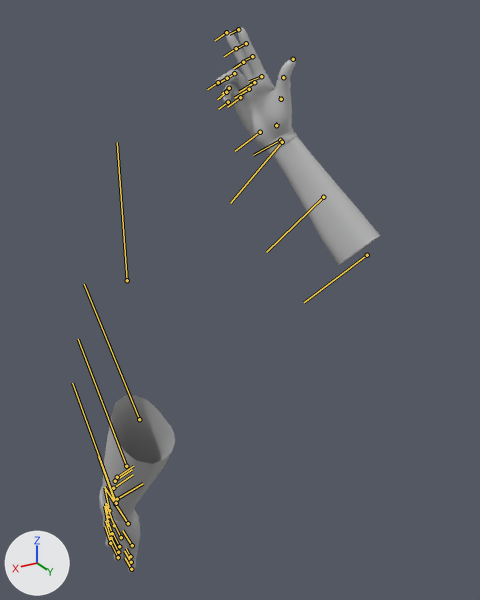
An edit to the FBX model Art Share/TeensySummer/images/PLAYER/ANIM_player_menuIntro.fbx, drawn before and after from the same camera.
One viewpoint serves both versions: a camera (50 mm lens) standing at (0.386, 1.022, 0.425) and looking at (-0.107, 0.2, 0.014). Lighting does not change. The marker at lower left points along +X, +Y and +Z. Both versions are drawn at frame 4015 of the action 'Take 001'; the numbers are the values there. The bones that bend it are drawn over the model as lines.

In view in the first picture: 'MESH_player'.
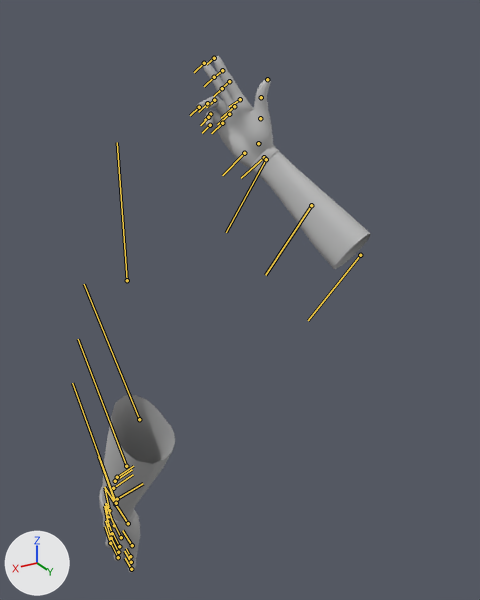
Where the change shows, as pixel boxes [x1, y1, x2, y2] in the pictures (480 x 600 px):
'MESH_player', posed: before [99, 27, 380, 573]; after [99, 56, 371, 573]
bone 'r_armLower_skin', root to tip: before (367, 255) to (304, 302); after (360, 255) to (308, 320)
bone 'r_hand_skin', root to tip: before (280, 140) to (253, 155); after (264, 157) to (241, 178)

The edits, one by one:
Bone 'r_armLower_skin' (bone_r_armlower_skin) moves from (4.71, -5.63, 19.23) to (3.53, -5.37, 18.87).
Bone 'r_armLower_skin' (bone_r_armlower_skin) turns from (-4, -17, 49) to (-4, -17, 38) degrees about its own x, y and z.
Bone 'r_hand_skin' (bone_r_hand_skin) turns from (1, 3, 15) to (1, 3, 16) degrees about its own x, y and z.
